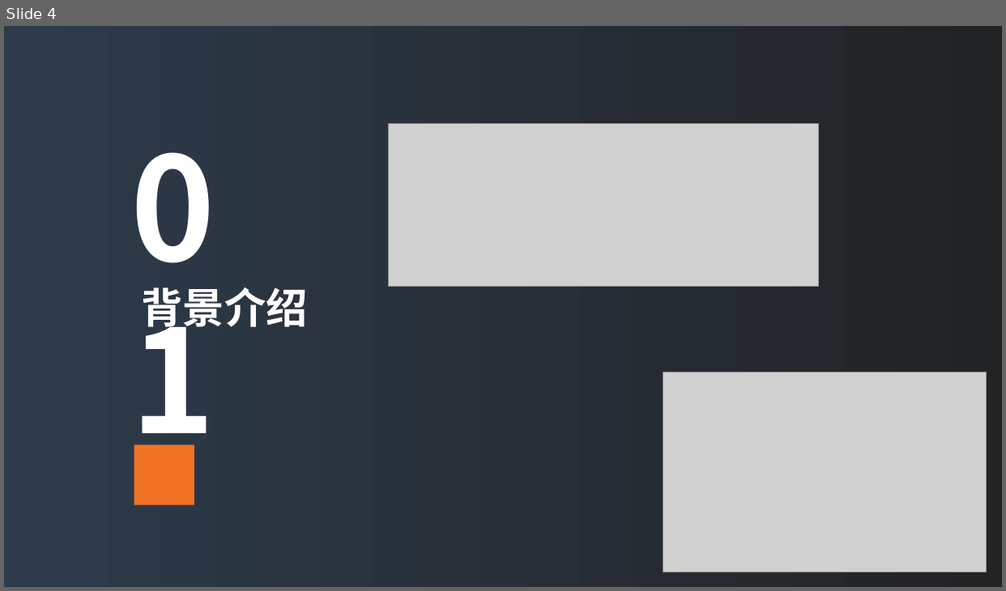
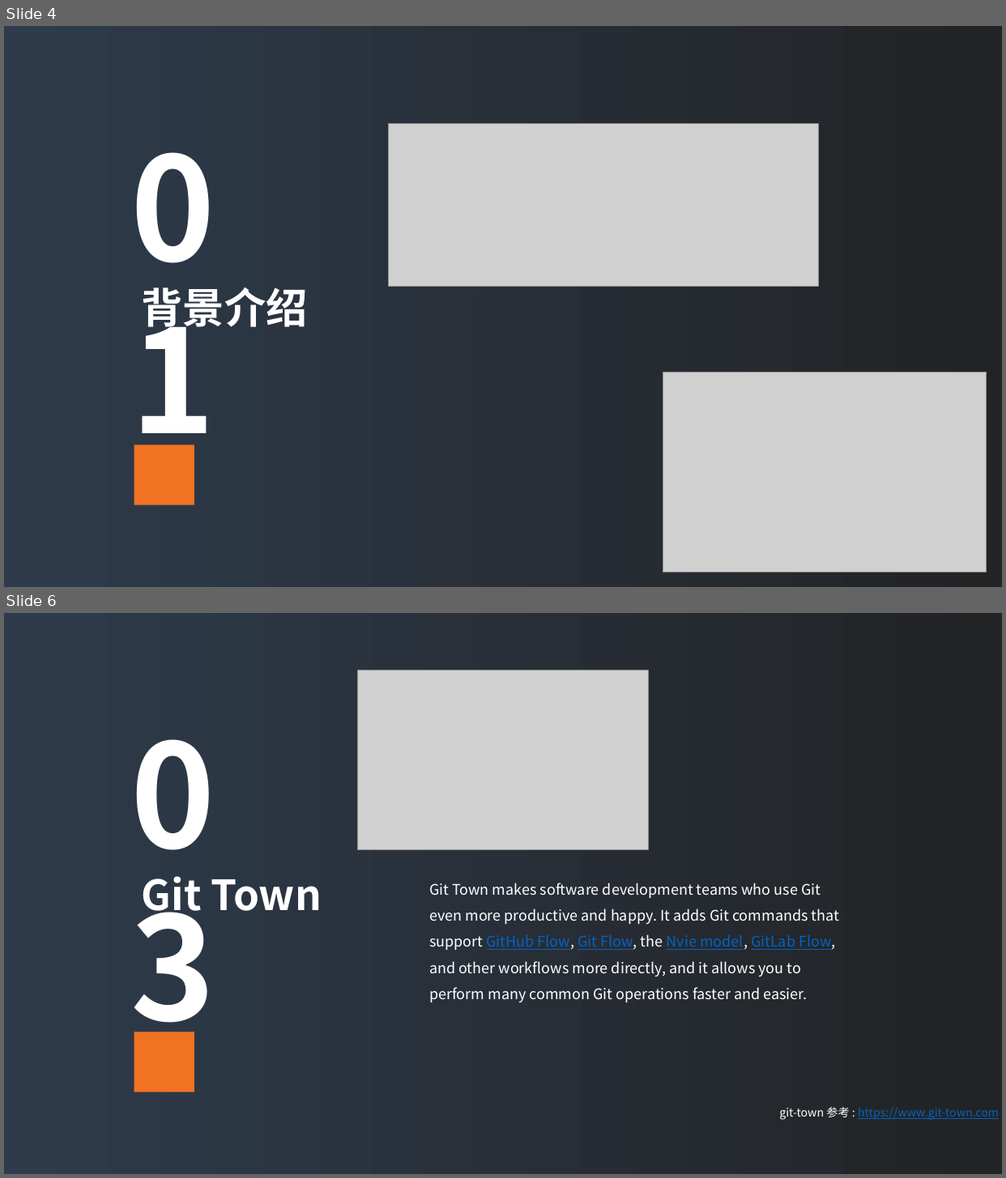
Before and after one commit to davych/monorepo-yarn-workspace-boilerplate, a slide deck: share.pptx. Shown one above the other, each under a label of ours: slide 4 before the commit, slides 4 and 6 after it; the slides between them are not shown. The pictures are 1006x591 and 1006x1178 pixels, drawn with LibreOffice and Linux fonts; fonts in the diff are those of the drawing; grey boxes stand for pictures. Boxes give left, top, right and bottom in pixels: in the first picture for what was removed or moved away, otherwise in the second. Text is boxed around its words. In the diff, an @@ line names an element or a change of style, - is before the commit and + after.

```diff
--- a/share.pptx
+++ b/share.pptx
@@ slide 6 added at box(4, 613, 1002, 1174), background gradient #222325 to #2E3B4B @@
@@ picture added at box(358, 670, 649, 850) @@
@@ text added at box(124, 701, 296, 1057), 138 pt, text #FFFFFF, bold @@
+03
@@ text added at box(142, 876, 322, 921), 40 pt, text #FFFFFF, bold @@
+Git Town
@@ text added at box(429, 883, 839, 1003), 14 pt, text #FFFFFF @@
+Git Town makes software development teams who use Git even more productive and happy. It adds Git commands that support GitHub Flow, Git Flow, the Nvie model, GitLab Flow, and other workflows more directly, and it allows you to perform many common Git operations faster and easier.
@@ rectangle added at box(134, 1033, 195, 1093), fill #F27224 @@
@@ text added at box(779, 1107, 999, 1120), 11 pt, text #0563C1, underline @@
+git-town 参考 : https://www.git-town.com
```
Also in this commit, not shown: 1 slide changed, 1 other slide added, 1 slide removed.
